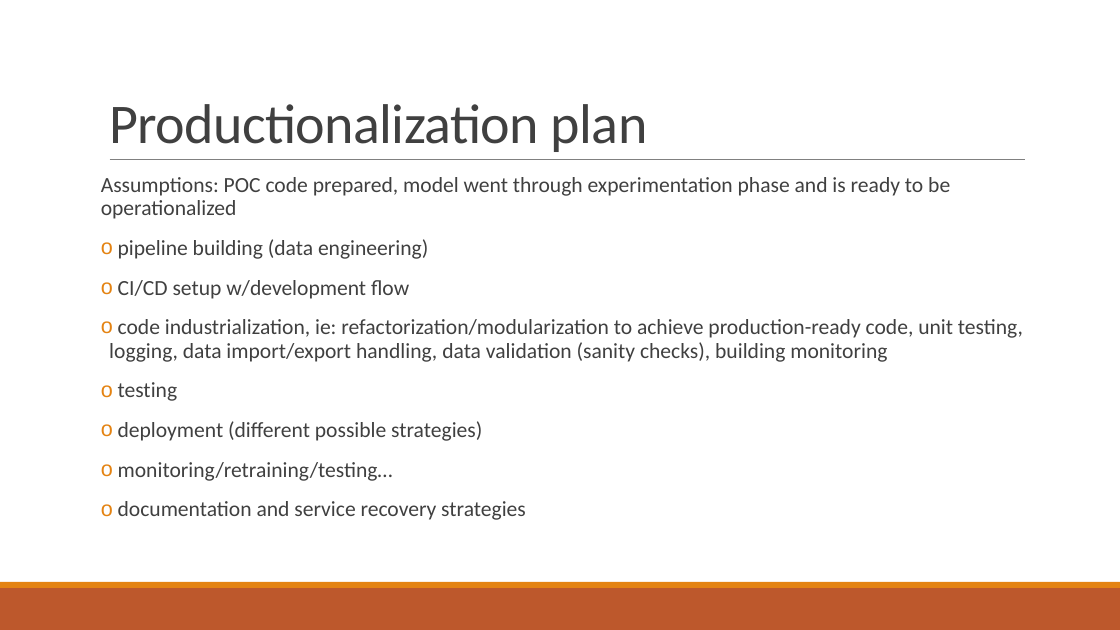
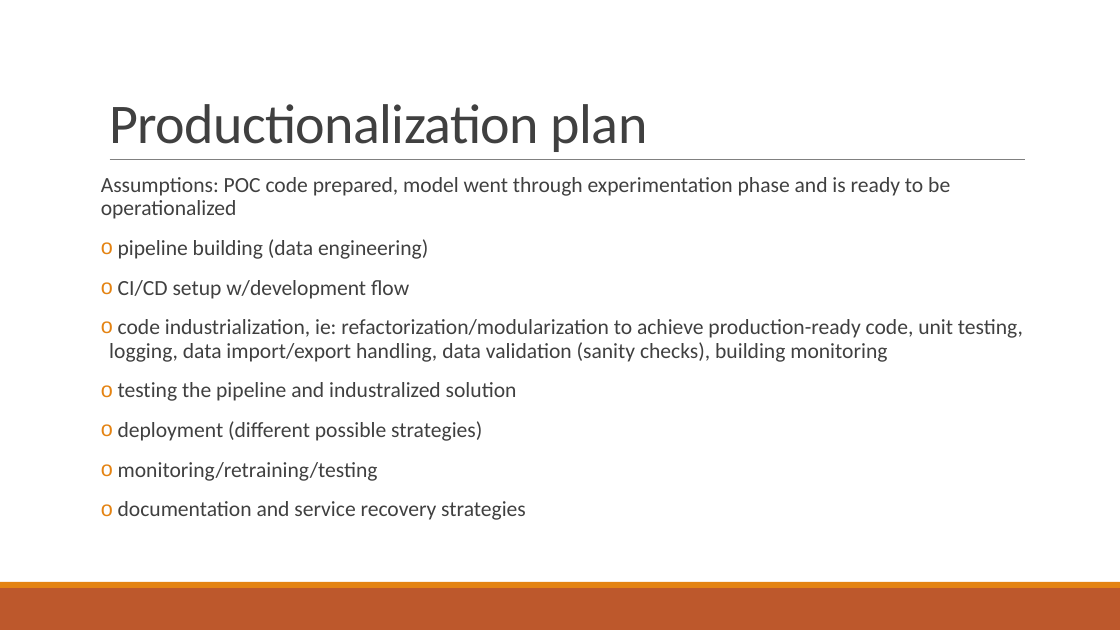
Before and after one commit to nlp-task-kp/sentiment_analysis, a slide deck: slide 12 of presentation/Sentiment analysis for EPARs.pptx (slide 11 before the commit). Drawn at 1120x630 pixels with LibreOffice and Linux fonts; fonts in the diff are those of the drawing. Boxes give left, top, right and bottom in pixels: in the first picture for what was removed or moved away, otherwise in the second. Text is boxed around its words. In the diff, an @@ line names an element or a change of style, - is before the commit and + after.

```diff
--- a/presentation/Sentiment analysis for EPARs.pptx
+++ b/presentation/Sentiment analysis for EPARs.pptx
@@ text at <box>118,382,517,401</box>: text changed @@
-o testing
+o testing the pipeline and industralized solution
@@ text at <box>118,462,378,481</box>: text changed @@
-o monitoring/retraining/testing…
+o monitoring/retraining/testing
```
Also in this commit, not shown: 11 other slides changed, 4 slides added, 2 slides removed.
